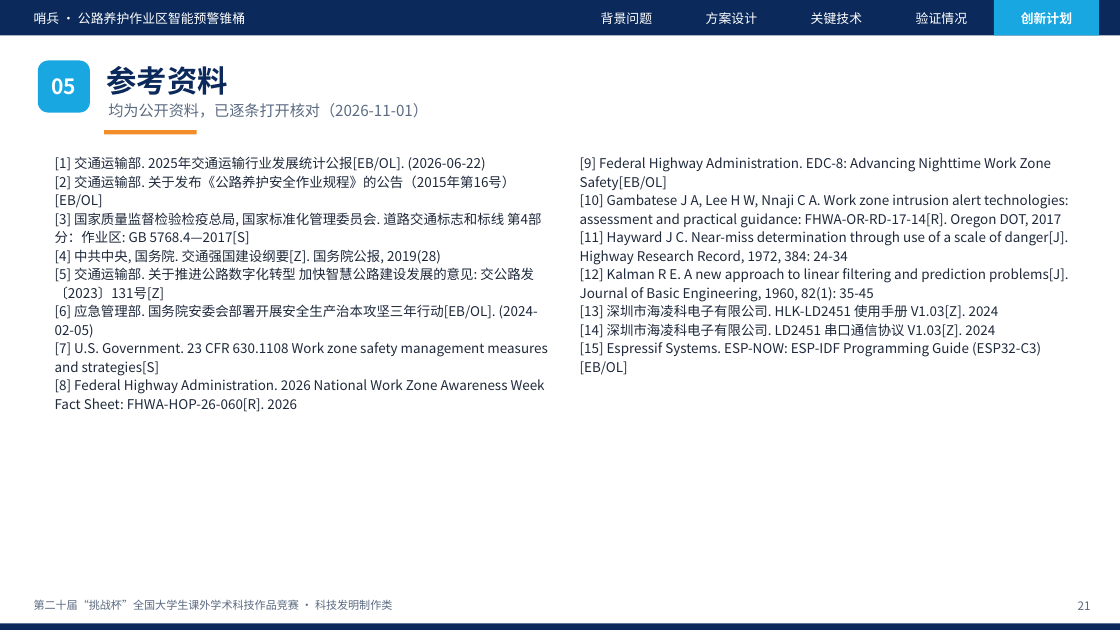
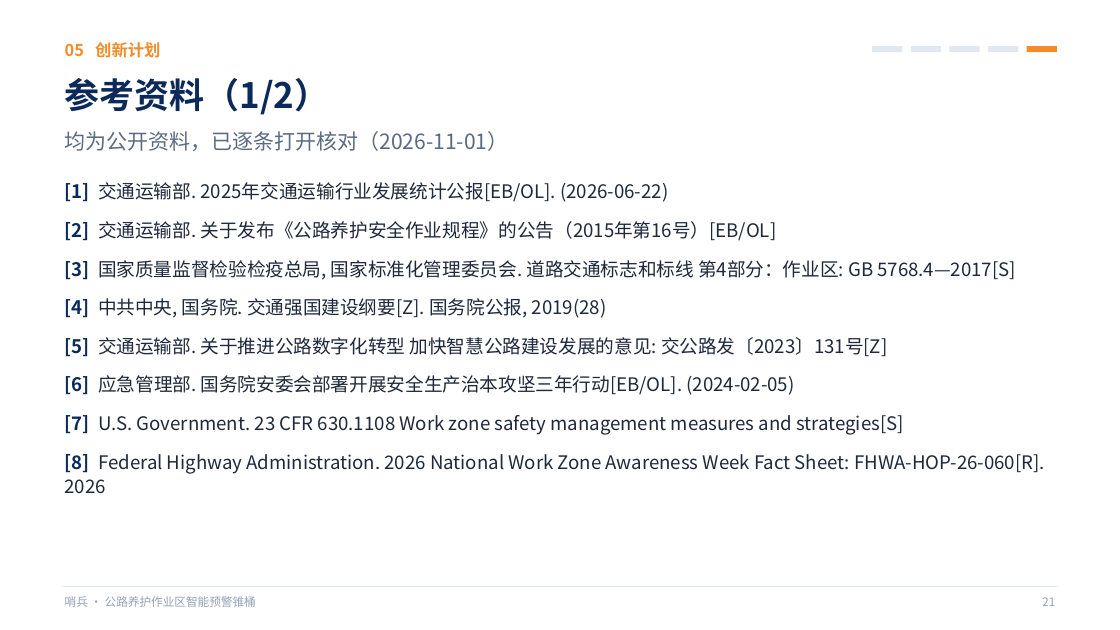
Before and after one commit to wy165611/smart-warning-cone, a slide deck: slide 21 of competition/challenge-cup/哨兵_挑战杯答辩PPT.pptx. Drawn at 1120x630 pixels with LibreOffice and Linux fonts; fonts in the diff are those of the drawing. Boxes give left, top, right and bottom in pixels: in the first picture for what was removed or moved away, otherwise in the second. Text is boxed around its words. In the diff, an @@ line names an element or a change of style, - is before the commit and + after.

Commit message:
挑战杯答辩 PPT v2：投影可读版——正文≥16pt、细节移入备注、去卡片多留白、线条图标与大图、待补充占位弱化为灰色虚线标签并自动生成清单，参考资料拆两页（共 23 页）

```diff
--- a/competition/challenge-cup/哨兵_挑战杯答辩PPT.pptx
+++ b/competition/challenge-cup/哨兵_挑战杯答辩PPT.pptx
@@ rectangle removed at [0, 0, 1120, 35] @@
@@ text removed at [601, 12, 652, 24] @@
-背景问题
@@ text removed at [706, 12, 757, 24] @@
-方案设计
@@ text removed at [811, 12, 862, 24] @@
-关键技术
@@ text removed at [916, 12, 967, 24] @@
-验证情况
@@ rectangle removed at [994, 0, 1099, 35] @@
@@ text "05 创新计划" at [65, 42, 160, 58]: vertical alignment middle to top @@
@@ text at [65, 42, 160, 58]: text changed; size 11 to 14 pt; text colour #FFFFFF to #F28C28 @@
-创新计划
+05 创新计划
@@ rectangle added at [872, 46, 902, 52], fill #E2E8F0 @@
@@ rectangle added at [911, 46, 941, 52], fill #E2E8F0 @@
@@ rectangle added at [949, 46, 980, 52], fill #E2E8F0 @@
@@ rectangle added at [988, 46, 1018, 52], fill #E2E8F0 @@
@@ rectangle added at [1027, 46, 1057, 52], fill #F28C28 @@
@@ rounded rectangle removed at [38, 60, 90, 113] @@
-05
@@ text at [65, 78, 330, 115]: text changed; size 26 to 30 pt @@
-参考资料
+参考资料（1/2）
@@ text "均为公开资料，已逐条打开核对（2026-11-01）": place and size @@
-text "均为公开资料，已逐条打开核对（2026-11-01）" at [108, 103, 428, 118]
+text "均为公开资料，已逐条打开核对（2026-11-01）" at [65, 131, 509, 151]
@@ text "均为公开资料，已逐条打开核对（2026-11-01）" at [65, 131, 509, 151]: size 13 to 18 pt @@
@@ rectangle removed at [104, 130, 197, 134] @@
@@ text "[1] 交通运输部. 2025年交通运输行业发展统计公报[EB/OL]. (2026-06-22)": place and size @@
-text "[1] 交通运输部. 2025年交通运输行业发展统计公报[EB/OL]. (2026-06-22)" at [55, 156, 547, 412]
+text "[1] 交通运输部. 2025年交通运输行业发展统计公报[EB/OL]. (2026-06-22)" at [65, 182, 1045, 494]
@@ text "[1] 交通运输部. 2025年交通运输行业发展统计公报[EB/OL]. (2026-06-22)" at [65, 182, 1045, 494]: size 11.5 to 16 pt; text colour #1E293B to #0B2A5B, bold on in "[1]", "[2]", "[3]", "[4]" and 4 more places; line spacing 1.15 to 1.1; more space between paragraphs @@
@@ text removed at [580, 157, 1069, 375] @@
-[9] Federal Highway Administration. EDC-8: Advancing Nighttime Work Zone Safety[EB/OL]
-[10] Gambatese J A, Lee H W, Nnaji C A. Work zone intrusion alert technologies: assessment and practical guidance: FHWA-OR-RD-17-14[R]. Oregon DOT, 2017
-[11] Hayward J C. Near-miss determination through use of a scale of danger[J]. Highway Research Record, 1972, 384: 24-34
-[12] Kalman R E. A new approach to linear filtering and prediction problems[J]. Journal of Basic Engineering, 1960, 82(1): 35-45
-[13] 深圳市海凌科电子有限公司. HLK-LD2451 使用手册 V1.03[Z]. 2024
-[14] 深圳市海凌科电子有限公司. LD2451 串口通信协议 V1.03[Z]. 2024
-[15] Espressif Systems. ESP-NOW: ESP-IDF Programming Guide (ESP32-C3)[EB/OL]
@@ text removed at [34, 599, 392, 610] @@
-第二十届“挑战杯”全国大学生课外学术科技作品竞赛 · 科技发明制作类
@@ text "哨兵 · 公路养护作业区智能预警锥桶": place and size @@
-text "哨兵 · 公路养护作业区智能预警锥桶" at [34, 12, 245, 24]
+text "哨兵 · 公路养护作业区智能预警锥桶" at [65, 596, 256, 607]
@@ text "哨兵 · 公路养护作业区智能预警锥桶" at [65, 596, 256, 607]: size 11 to 10 pt, text colour #FFFFFF to #94A3B8; vertical alignment middle to top @@
@@ line added from (63, 586) to (1057, 586), #E2E8F0 0.75 pt @@
@@ text "21": place and size @@
-text "21" at [1078, 601, 1091, 610]
+text "21" at [1042, 597, 1055, 606]
@@ text "21" at [1042, 597, 1055, 606]: text colour #5B6B82 to #94A3B8 @@
@@ rectangle removed at [0, 623, 1120, 630] @@
```
Also in this commit, not shown: 21 other slides changed, 1 slide added, 34 other files.
